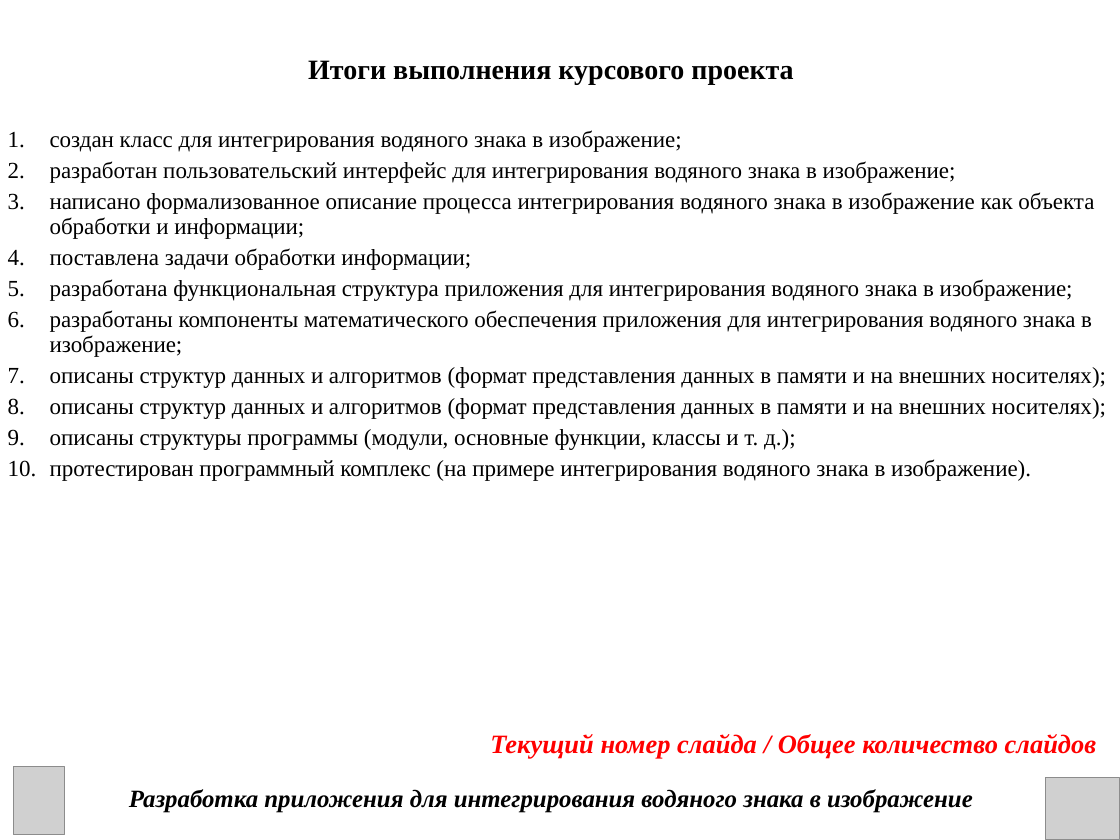
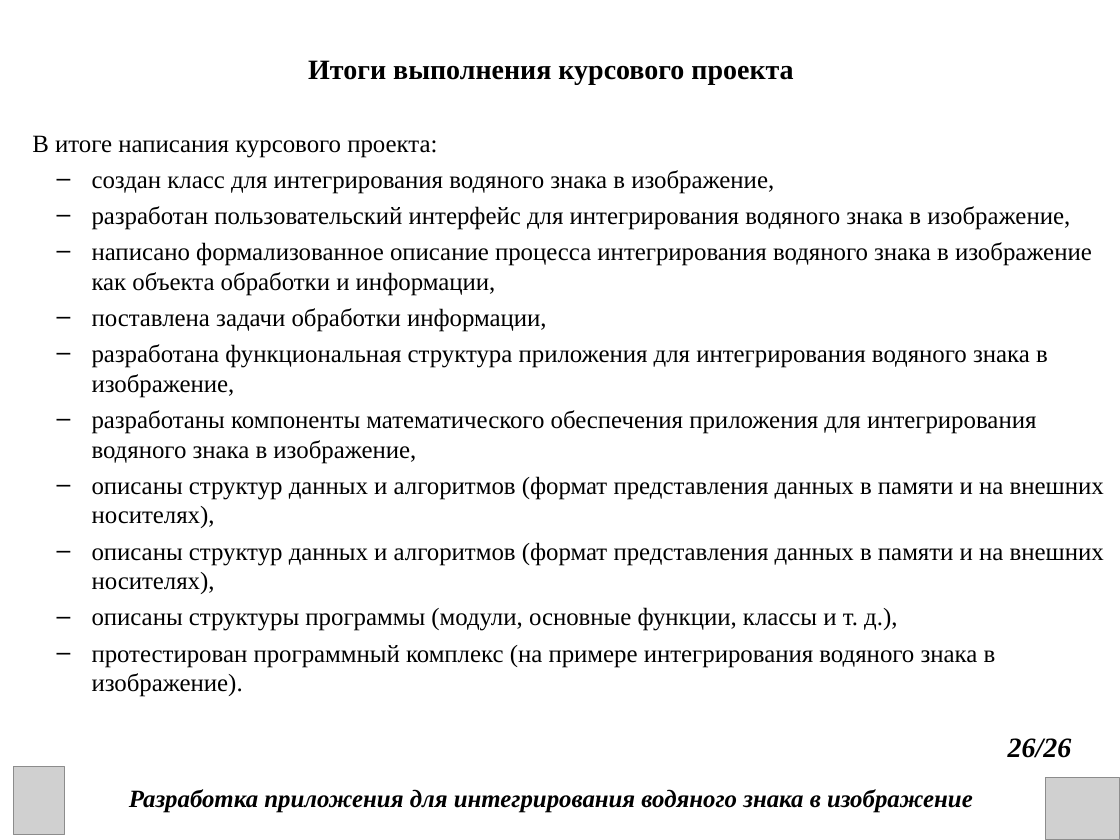
Before and after one commit to DanChoys1/DanChoys, a slide deck: slide 26 of КП презентация.ppt (slide 23 before the commit). Drawn at 1120x840 pixels with LibreOffice and Linux fonts; fonts in the diff are those of the drawing; grey boxes stand for pictures. Boxes give left, top, right and bottom in pixels: in the first picture for what was removed or moved away, otherwise in the second. Text is boxed around its words. In the diff, an @@ line names an element or a change of style, - is before the commit and + after.

```diff
--- a/КП презентация.ppt
+++ b/КП презентация.ppt
@@ text at (32,135,1104,631): text changed; size 14.8 to 16 pt @@
-1. создан класс для интегрирования водяного знака в изображение;
-2. разработан пользовательский интерфейс для интегрирования водяного знака в изображение;
-3. написано формализованное описание процесса интегрирования водяного знака в изображение как объекта обработки и информации;
-4. поставлена задачи обработки информации;
-5. разработана функциональная структура приложения для интегрирования водяного знака в изображение;
-6. разработаны компоненты математического обеспечения приложения для интегрирования водяного знака в изображение;
-7. описаны структур данных и алгоритмов (формат представления данных в памяти и на внешних носителях);
-8. описаны структур данных и алгоритмов (формат представления данных в памяти и на внешних носителях);
-9. описаны структуры программы (модули, основные функции, классы и т. д.);
+В итоге написания курсового проекта:
+  – создан класс для интегрирования водяного знака в изображение,
+  – разработан пользовательский интерфейс для интегрирования водяного знака в изображение,
+  – написано формализованное описание процесса интегрирования водяного знака в изображение как объекта обработки и информации,
+  – поставлена задачи обработки информации,
+  – разработана функциональная структура приложения для интегрирования водяного знака в изображение,
+  – разработаны компоненты математического обеспечения приложения для интегрирования водяного знака в изображение,
+  – описаны структур данных и алгоритмов (формат представления данных в памяти и на внешних носителях),
+  – описаны структур данных и алгоритмов (формат представления данных в памяти и на внешних носителях),
+  – описаны структуры программы (модули, основные функции, классы и т. д.),
@@ text at (92,645,996,697): size 14.8 to 16 pt in "протестирован программный комплекс (на примере интегрировани ..."; bullet 1. to –; list level 1 to 2 in "протестирован программный комплекс (на примере ..."; line spacing 0.9 to 1 @@
@@ text removed at (490,734,1096,759) @@
-Текущий номер слайда / Общее количество слайдов
@@ text added at (1008,738,1072,758), 18 pt, text #000000, bold, italic @@
+26/26
```
Also in this commit, not shown: 21 other slides changed, 4 slides added, 1 slide removed, 1 other file.
